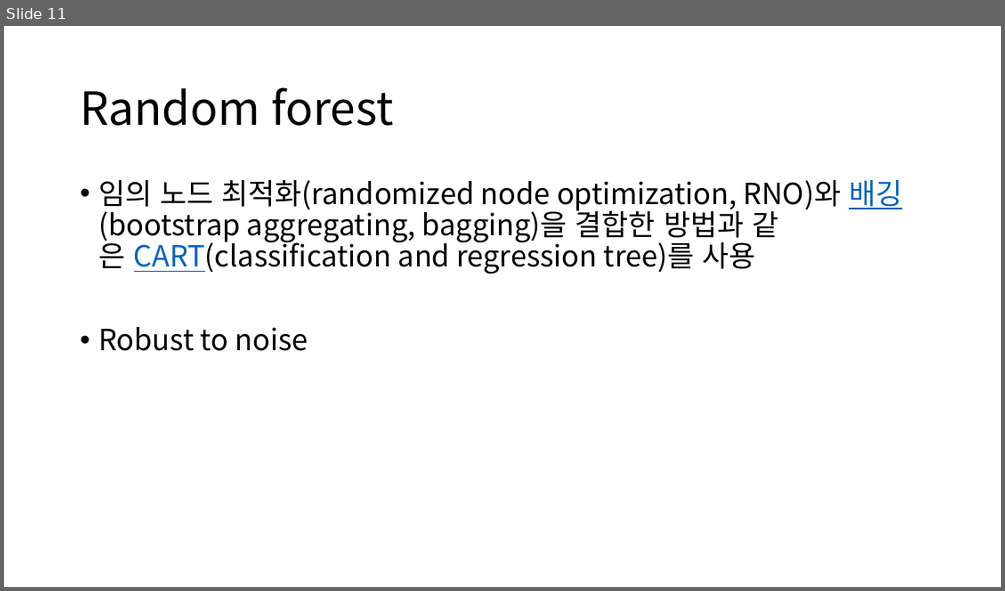
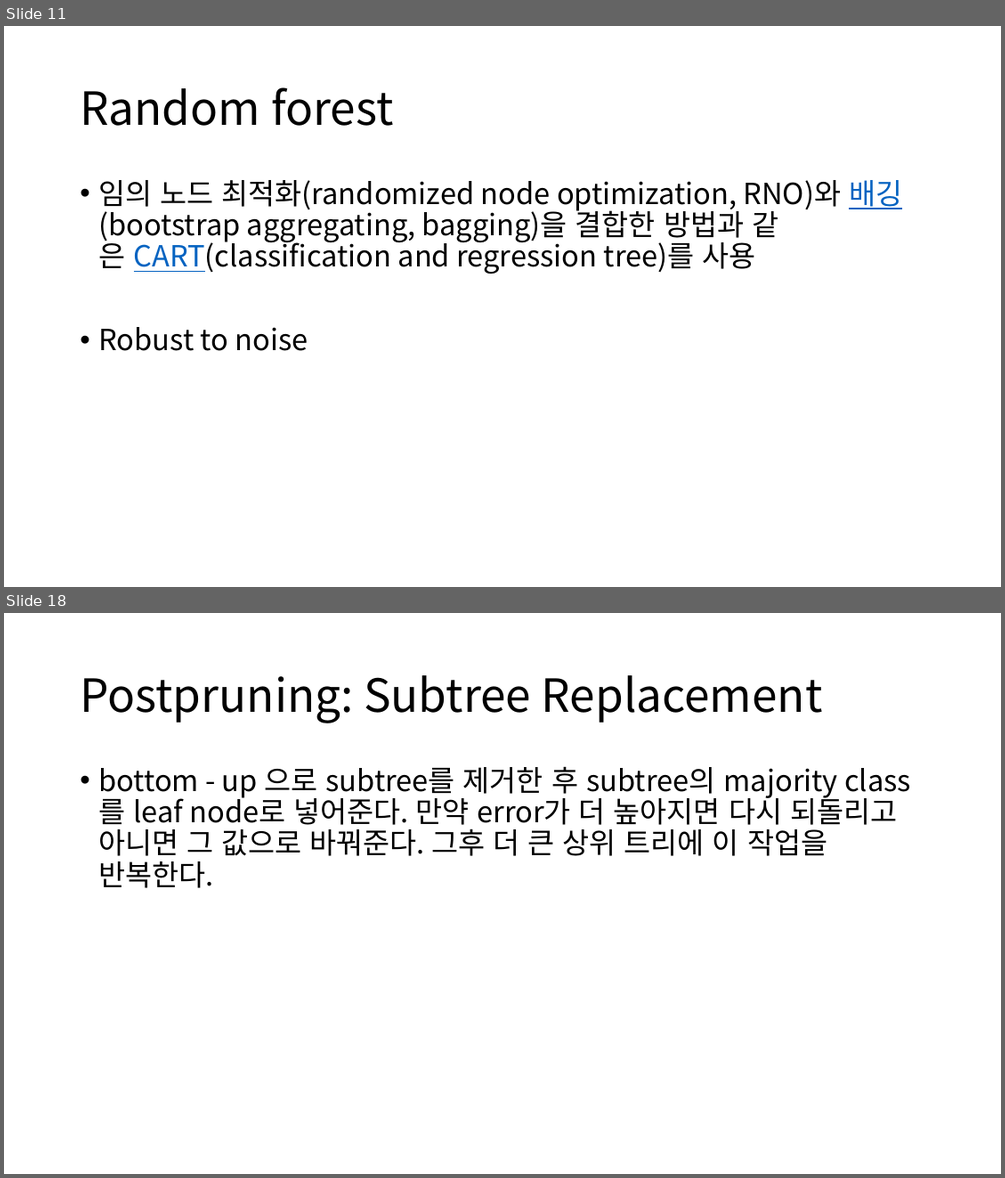
Before and after one commit to gudrb/machine_learning_class, a slide deck: Decision tree.pptx. Shown one above the other, each under a label of ours: slide 11 before the commit, slides 11 and 18 after it; the slides between them are not shown. The pictures are 1005x591 and 1005x1178 pixels, drawn with LibreOffice and Linux fonts; fonts in the diff are those of the drawing. Boxes give left, top, right and bottom in pixels: in the first picture for what was removed or moved away, otherwise in the second. Text is boxed around its words. In the diff, an @@ line names an element or a change of style, - is before the commit and + after.

```diff
--- a/Decision tree.pptx
+++ b/Decision tree.pptx
@@ slide 18 added at box(4, 613, 1001, 1174), background #FFFFFF @@
@@ title added at box(80, 675, 823, 723), 44 pt, text #000000 @@
+Postpruning: Subtree Replacement
@@ text added at box(98, 766, 897, 888), 28 pt, text #000000 @@
+• bottom - up 으로 subtree를 제거한 후 subtree의 majority class를 leaf node로 넣어준다. 만약 error가 더 높아지면 다시 되돌리고 아니면 그 값으로 바꿔준다. 그후 더 큰 상위 트리에 이 작업을 반복한다.
```
Also in this commit, not shown: 2 slides changed, 5 other slides added, 1 slide removed.
